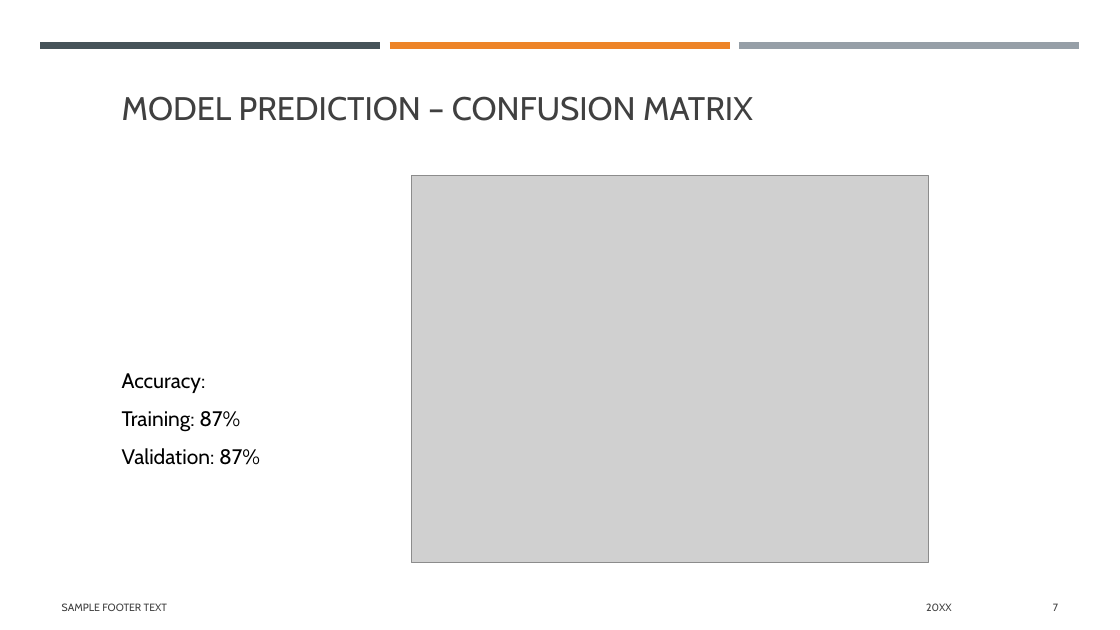
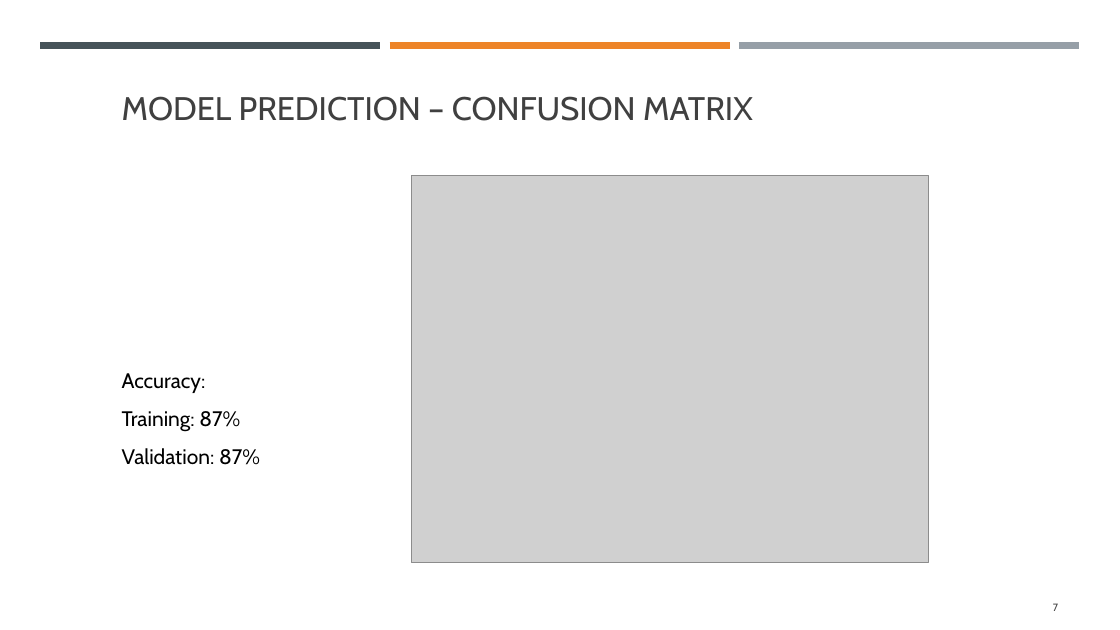
Before and after one commit to Super-gecko/CNN-classification-X-ray, a slide deck: slide 7 of Application of deep leaning in Recognizing Covid-19 infection.pptx. Drawn at 1120x630 pixels with LibreOffice and Linux fonts; fonts in the diff are those of the drawing; grey boxes stand for pictures. Boxes give left, top, right and bottom in pixels: in the first picture for what was removed or moved away, otherwise in the second. Text is boxed around its words. In the diff, an @@ line names an element or a change of style, - is before the commit and + after.

```diff
--- a/Application of deep leaning in Recognizing Covid-19 infection.pptx
+++ b/Application of deep leaning in Recognizing Covid-19 infection.pptx
@@ text removed at box(62, 603, 167, 611) @@
-SAMPLE FOOTER TEXT
@@ text removed at box(926, 603, 952, 611) @@
-20XX
```
Also in this commit, not shown: 6 other slides changed.
